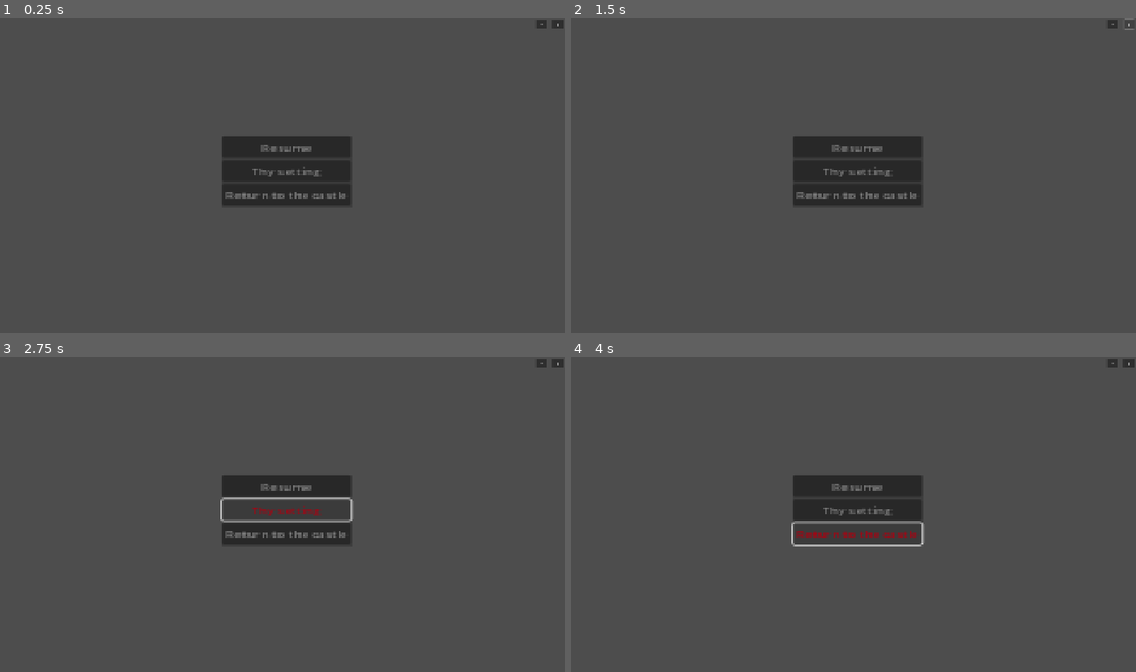
Above: before the commit, frames 1-4 (two rows, left to right).
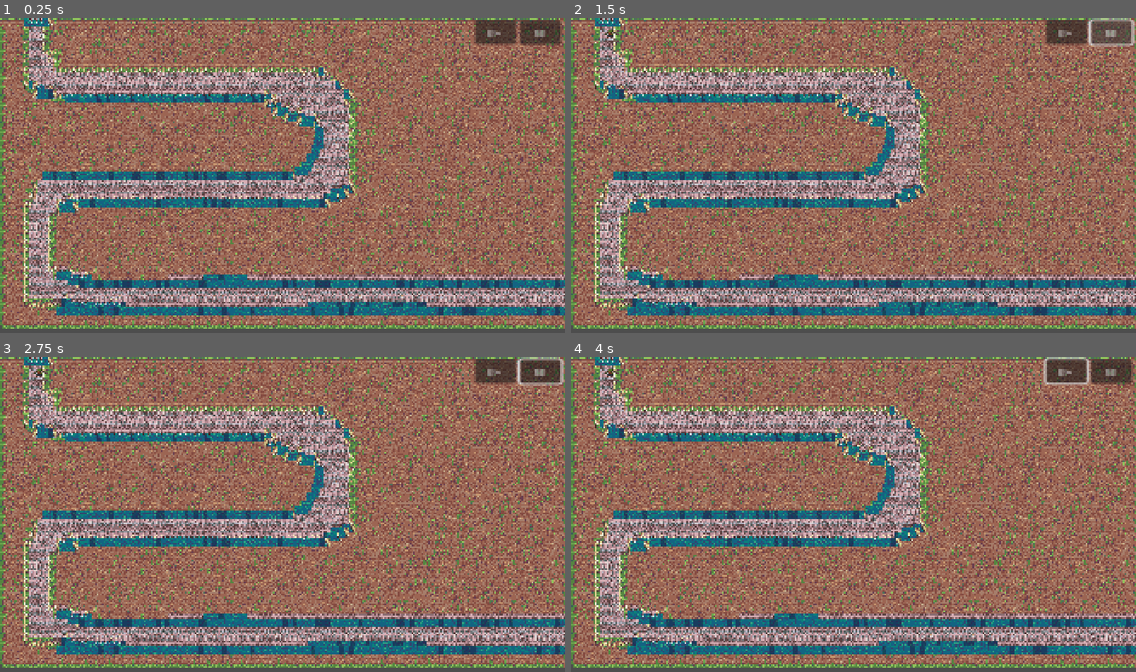
Above: after the commit, the same moments.

Repository: KH951-ARU/MOD009717_godot
Game: Godot game, scene res://Levels/levels scenes/level_1.tscn
The game is run twice, just before and just after one commit, with the same random seed, the same clock (stepped at 60 frames per second) and the same inputs. This scene is started directly instead of the project's main scene.
Inputs (mouse positions are in pixels of both pictures, inside the frame that each line leads up to):
- Up to frame 1 (0.25 s): no input
- Up to frame 2 (1.5 s): click (859, 147) at 0.5 s, where only the run before the commit has a clickable "Resume"; click "II" at 1.25 s
- Up to frame 3 (2.75 s): click (288, 511) at 2 s, where only the run before the commit has a clickable "Thy setting"
- Up to frame 4 (4 s): click "I>" at 2.75 s; click (859, 533) at 3.5 s, where only the run before the commit has a clickable "Return to the castle"

The runs differ from the first frame. In frame 1, 95% of the frame differs, in the area x 0-100%, y 0-99%; in frame 2, 95%; in frame 3, 95%; in frame 4, 95%.

Commit message:
Step11 the halt screen is done, the towers are NXT

Diff:
--- /dev/null
+++ b/GUI/pause_menu.gdshader
@@ -0,0 +1,18 @@
+shader_type canvas_item;
+
+uniform sampler2D screen_texture : hint_screen_texture, filter_linear_mipmap;
+
+uniform float amount: hint_range(0.0, 5.0);
+void vertex() {
+	vec4 color = textureLod(screen_texture, UV, amount);
+	COLOR = color;
+}
+
+void fragment() {
+	// Called for every pixel the material is visible on.
+}
+
+//void light() {
+//	// Called for every pixel for every light affecting the CanvasItem.
+//	// Uncomment to replace the default light processing function with this one.
+//}
--- a/GUI/pause_menu.tscn
+++ b/GUI/pause_menu.tscn
@@ -1,8 +1,14 @@
-[gd_scene load_steps=2 format=3 uid="uid://cus8os27gf26v"]
+[gd_scene load_steps=5 format=3 uid="uid://cus8os27gf26v"]
 
 [ext_resource type="Theme" uid="uid://ccpq0r7w7nl7l" path="res://General Assets/menu assets/Menu.tres" id="1_4jg2x"]
+[ext_resource type="Script" uid="uid://bxsxgykoqn80t" path="res://Scripts/Level/pause_menu.gd" id="2_0jkog"]
+[ext_resource type="Shader" uid="uid://c1dekdu6qwc7p" path="res://GUI/pause_menu.gdshader" id="2_aj5rh"]
 
-[node name="PauseMenu" type="Control"]
+[sub_resource type="ShaderMaterial" id="ShaderMaterial_0jkog"]
+shader = ExtResource("2_aj5rh")
+shader_parameter/amount = 0.0
+
+[node name="PauseMenu" type="Control" node_paths=PackedStringArray("pauseMenuScreen", "pausebutton")]
 layout_mode = 3
 anchors_preset = 15
 anchor_right = 1.0
@@ -10,30 +16,67 @@
 grow_horizontal = 2
 grow_vertical = 2
 theme = ExtResource("1_4jg2x")
+script = ExtResource("2_0jkog")
+pauseMenuScreen = NodePath("pausemenu")
+pausebutton = NodePath("ii button")
 
-[node name="ColorRect" type="ColorRect" parent="."]
-layout_mode = 0
+[node name="pausemenu" type="CanvasLayer" parent="."]
+visible = false
+
+[node name="ColorRect" type="ColorRect" parent="pausemenu"]
+material = SubResource("ShaderMaterial_0jkog")
 offset_right = 40.0
 offset_bottom = 40.0
 scale = Vector2(4.08, 2.64)
 color = Color(0.241156, 0.241156, 0.241156, 1)
 
-[node name="MarginContainer" type="MarginContainer" parent="."]
-layout_mode = 0
-offset_right = 40.0
-offset_bottom = 40.0
+[node name="MarginContainer" type="MarginContainer" parent="pausemenu"]
+anchors_preset = 8
+anchor_left = 0.5
+anchor_top = 0.5
+anchor_right = 0.5
+anchor_bottom = 0.5
+offset_left = -80.5
+offset_top = -50.5
+offset_right = 80.5
+offset_bottom = 50.5
+grow_horizontal = 2
+grow_vertical = 2
 
-[node name="VBoxContainer" type="VBoxContainer" parent="MarginContainer"]
+[node name="VBoxContainer" type="VBoxContainer" parent="pausemenu/MarginContainer"]
 layout_mode = 2
 
-[node name="Resume" type="Button" parent="MarginContainer/VBoxContainer"]
+[node name="Resume" type="Button" parent="pausemenu/MarginContainer/VBoxContainer"]
 layout_mode = 2
 text = "Resume"
 
-[node name="Thy setting" type="Button" parent="MarginContainer/VBoxContainer"]
+[node name="Thy setting" type="Button" parent="pausemenu/MarginContainer/VBoxContainer"]
 layout_mode = 2
 text = "Thy setting"
 
-[node name="Return to the castle" type="Button" parent="MarginContainer/VBoxContainer"]
+[node name="Return to the castle" type="Button" parent="pausemenu/MarginContainer/VBoxContainer"]
 layout_mode = 2
 text = "Return to the castle"
+
+[node name="ii button" type="CanvasLayer" parent="."]
+
+[node name="pause" type="Button" parent="ii button"]
+offset_left = 1766.0
+offset_top = 8.0
+offset_right = 1803.0
+offset_bottom = 43.0
+scale = Vector2(3.76, 2.32)
+text = "II"
+
+[node name="play" type="Button" parent="ii button"]
+offset_left = 1613.0
+offset_top = 7.0
+offset_right = 1650.0
+offset_bottom = 42.0
+scale = Vector2(3.76, 2.32)
+text = "I>"
+
+[connection signal="pressed" from="pausemenu/MarginContainer/VBoxContainer/Resume" to="." method="_on_resume_pressed"]
+[connection signal="pressed" from="pausemenu/MarginContainer/VBoxContainer/Thy setting" to="." method="_on_thy_setting_pressed"]
+[connection signal="pressed" from="pausemenu/MarginContainer/VBoxContainer/Return to the castle" to="." method="_on_return_to_the_castle_pressed"]
+[connection signal="pressed" from="ii button/pause" to="." method="_on_pause_pressed"]
--- /dev/null
+++ b/General Assets/Towers/Sketchbooks for towers/PalidenAttackVFXanims.tres
@@ -0,0 +1,216 @@
+[gd_resource type="SpriteFrames" load_steps=22 format=3 uid="uid://cpdomk41ua7nb"]
+
+[ext_resource type="Texture2D" uid="uid://d2emkmhtnfbyu" path="res://General Assets/Towers/Assets/Paladin/Attack/spr_PaladinAttackEffect_strip41.png" id="1_43d8p"]
+
+[sub_resource type="AtlasTexture" id="AtlasTexture_yqsxw"]
+atlas = ExtResource("1_43d8p")
+region = Rect2(4422, 0, 134, 128)
+
+[sub_resource type="AtlasTexture" id="AtlasTexture_jfg3m"]
+atlas = ExtResource("1_43d8p")
+region = Rect2(4288, 0, 134, 128)
+
+[sub_resource type="AtlasTexture" id="AtlasTexture_o25dt"]
+atlas = ExtResource("1_43d8p")
+region = Rect2(4154, 0, 134, 128)
+
+[sub_resource type="AtlasTexture" id="AtlasTexture_52me1"]
+atlas = ExtResource("1_43d8p")
+region = Rect2(4020, 0, 134, 128)
+
+[sub_resource type="AtlasTexture" id="AtlasTexture_t0bfb"]
+atlas = ExtResource("1_43d8p")
+region = Rect2(3886, 0, 134, 128)
+
+[sub_resource type="AtlasTexture" id="AtlasTexture_6nbsa"]
+atlas = ExtResource("1_43d8p")
+region = Rect2(3752, 0, 134, 128)
+
+[sub_resource type="AtlasTexture" id="AtlasTexture_b7mqp"]
+atlas = ExtResource("1_43d8p")
+region = Rect2(3618, 0, 134, 128)
+
+[sub_resource type="AtlasTexture" id="AtlasTexture_uh13s"]
+atlas = ExtResource("1_43d8p")
+region = Rect2(3484, 0, 134, 128)
+
+[sub_resource type="AtlasTexture" id="AtlasTexture_63d0a"]
+atlas = ExtResource("1_43d8p")
+region = Rect2(3350, 0, 134, 128)
+
+[sub_resource type="AtlasTexture" id="AtlasTexture_52vgm"]
+atlas = ExtResource("1_43d8p")
+region = Rect2(3216, 0, 134, 128)
+
+[sub_resource type="AtlasTexture" id="AtlasTexture_6x2dj"]
+atlas = ExtResource("1_43d8p")
+region = Rect2(3216, 0, 134, 128)
+
+[sub_resource type="AtlasTexture" id="AtlasTexture_1jrug"]
+atlas = ExtResource("1_43d8p")
+region = Rect2(3350, 0, 134, 128)
+
+[sub_resource type="AtlasTexture" id="AtlasTexture_hiy20"]
+atlas = ExtResource("1_43d8p")
+region = Rect2(3484, 0, 134, 128)
+
+[sub_resource type="AtlasTexture" id="AtlasTexture_t6uqk"]
+atlas = ExtResource("1_43d8p")
+region = Rect2(3618, 0, 134, 128)
+
+[sub_resource type="AtlasTexture" id="AtlasTexture_f8v6y"]
+atlas = ExtResource("1_43d8p")
+region = Rect2(3752, 0, 134, 128)
+
+[sub_resource type="AtlasTexture" id="AtlasTexture_c4p27"]
+atlas = ExtResource("1_43d8p")
+region = Rect2(3886, 0, 134, 128)
+
+[sub_resource type="AtlasTexture" id="AtlasTexture_qapce"]
+atlas = ExtResource("1_43d8p")
+region = Rect2(4154, 0, 134, 128)
+
+[sub_resource type="AtlasTexture" id="AtlasTexture_hx40e"]
+atlas = ExtResource("1_43d8p")
+region = Rect2(4020, 0, 134, 128)
+
+[sub_resource type="AtlasTexture" id="AtlasTexture_0ofx2"]
+atlas = ExtResource("1_43d8p")
+region = Rect2(4288, 0, 134, 128)
+
+[sub_resource type="AtlasTexture" id="AtlasTexture_2h72g"]
+atlas = ExtResource("1_43d8p")
+region = Rect2(4422, 0, 134, 128)
+
+[resource]
+animations = [{
+"frames": [{
+"duration": 1.0,
+"texture": SubResource("AtlasTexture_yqsxw")
+}, {
+"duration": 1.0,
+"texture": SubResource("AtlasTexture_jfg3m")
+}, {
+"duration": 1.0,
+"texture": SubResource("AtlasTexture_o25dt")
+}, {
+"duration": 1.0,
+"texture": SubResource("AtlasTexture_52me1")
+}, {
+"duration": 1.0,
+"texture": SubResource("AtlasTexture_t0bfb")
+}, {
+"duration": 1.0,
+"texture": SubResource("AtlasTexture_6nbsa")
+}, {
+"duration": 1.0,
+"texture": SubResource("AtlasTexture_b7mqp")
+}, {
+"duration": 1.0,
+"texture": SubResource("AtlasTexture_uh13s")
+}, {
+"duration": 1.0,
+"texture": SubResource("AtlasTexture_63d0a")
+}, {
+"duration": 1.0,
+"texture": SubResource("AtlasTexture_52vgm")
+}, {
+"duration": 1.0,
+"texture": SubResource("AtlasTexture_6x2dj")
+}, {
+"duration": 1.0,
+"texture": SubResource("AtlasTexture_1jrug")
+}, {
+"duration": 1.0,
+"texture": SubResource("AtlasTexture_hiy20")
+}, {
+"duration": 1.0,
+"texture": SubResource("AtlasTexture_t6uqk")
+}, {
+"duration": 1.0,
+"texture": SubResource("AtlasTexture_f8v6y")
+}, {
+"duration": 1.0,
+"texture": SubResource("AtlasTexture_c4p27")
+}, {
+"duration": 1.0,
+"texture": SubResource("AtlasTexture_qapce")
+}, {
+"duration": 1.0,
+"texture": SubResource("AtlasTexture_hx40e")
+}, {
+"duration": 1.0,
+"texture": SubResource("AtlasTexture_0ofx2")
+}, {
+"duration": 1.0,
+"texture": SubResource("AtlasTexture_2h72g")
+}],
+"loop": true,
+"name": &"EngenyWave",
+"speed": 10.0
+}, {
+"frames": [{
+"duration": 1.0,
+"texture": SubResource("AtlasTexture_yqsxw")
+}, {
+"duration": 1.0,
+"texture": SubResource("AtlasTexture_jfg3m")
+}, {
+"duration": 1.0,
+"texture": SubResource("AtlasTexture_o25dt")
+}, {
+"duration": 1.0,
+"texture": SubResource("AtlasTexture_52me1")
+}, {
+"duration": 1.0,
+"texture": SubResource("AtlasTexture_t0bfb")
+}, {
+"duration": 1.0,
+"texture": SubResource("AtlasTexture_6nbsa")
+}, {
+"duration": 1.0,
+"texture": SubResource("AtlasTexture_b7mqp")
+}, {
+"duration": 1.0,
+"texture": SubResource("AtlasTexture_uh13s")
+}, {
+"duration": 1.0,
+"texture": SubResource("AtlasTexture_63d0a")
+}, {
+"duration": 1.0,
+"texture": SubResource("AtlasTexture_52vgm")
+}, {
+"duration": 1.0,
+"texture": SubResource("AtlasTexture_6x2dj")
+}, {
+"duration": 1.0,
+"texture": SubResource("AtlasTexture_1jrug")
+}, {
+"duration": 1.0,
+"texture": SubResource("AtlasTexture_hiy20")
+}, {
+"duration": 1.0,
+"texture": SubResource("AtlasTexture_t6uqk")
+}, {
+"duration": 1.0,
+"texture": SubResource("AtlasTexture_f8v6y")
+}, {
+"duration": 1.0,
+"texture": SubResource("AtlasTexture_c4p27")
+}, {
+"duration": 1.0,
+"texture": SubResource("AtlasTexture_qapce")
+}, {
+"duration": 1.0,
+"texture": SubResource("AtlasTexture_hx40e")
+}, {
+"duration": 1.0,
+"texture": SubResource("AtlasTexture_0ofx2")
+}, {
+"duration": 1.0,
+"texture": SubResource("AtlasTexture_2h72g")
+}],
+"loop": true,
+"name": &"new_animation",
+"speed": 10.0
+}]
--- a/General Assets/Towers/Towers/paliden.tscn
+++ b/General Assets/Towers/Towers/paliden.tscn
@@ -1,10 +1,29 @@
-[gd_scene load_steps=2 format=3 uid="uid://c3526c4uocoyx"]
+[gd_scene load_steps=5 format=3 uid="uid://c3526c4uocoyx"]
 
+[ext_resource type="Script" uid="uid://b0ifp57hqi35j" path="res://Scripts/Towers/paliden.gd" id="1_g6f8q"]
 [ext_resource type="SpriteFrames" uid="uid://dvbkpbtk5e43d" path="res://General Assets/Towers/Sketchbooks for towers/PalidenSpriteAnims.tres" id="1_u67br"]
 
-[node name="Paliden" type="Node2D"]
+[sub_resource type="RectangleShape2D" id="RectangleShape2D_vnfrm"]
+size = Vector2(54, 43)
+
+[sub_resource type="CircleShape2D" id="CircleShape2D_g6f8q"]
+radius = 200.0
+
+[node name="Paliden" type="StaticBody2D"]
+script = ExtResource("1_g6f8q")
+
+[node name="CollisionShape2D" type="CollisionShape2D" parent="."]
+position = Vector2(0, -4)
+shape = SubResource("RectangleShape2D_vnfrm")
+
+[node name="Area" type="Marker2D" parent="."]
 
 [node name="palidien" type="AnimatedSprite2D" parent="."]
 sprite_frames = ExtResource("1_u67br")
 animation = &"idle"
 frame_progress = 0.258099
+
+[node name="Tower" type="Area2D" parent="palidien"]
+
+[node name="CollisionShape2D" type="CollisionShape2D" parent="palidien/Tower"]
+shape = SubResource("CircleShape2D_g6f8q")
--- a/Levels/levels scenes/level_1.tscn
+++ b/Levels/levels scenes/level_1.tscn
@@ -8,8 +8,11 @@
 [ext_resource type="Resource" uid="uid://df6q3byefvi6" path="res://Scripts/Wave (system & control)/Waves (format _level-wave)/L1W2.tres" id="6_hygg8"]
 [ext_resource type="PackedScene" uid="uid://cus8os27gf26v" path="res://GUI/pause_menu.tscn" id="7_i8lqa"]
 [ext_resource type="Script" uid="uid://co036lyi2m8hf" path="res://Scripts/Level/pause.gd" id="8_5cntx"]
+[ext_resource type="Resource" uid="uid://vfreotj6qc5l" path="res://Scripts/Wave (system & control)/Waves (format _level-wave)/L1W1.tres" id="9_5cntx"]
 
-[node name="Level 1" type="Node2D"]
+[node name="Level 1" type="Node2D" node_paths=PackedStringArray("pausesyst")]
+script = ExtResource("8_5cntx")
+pausesyst = NodePath("Camera2D/PauseMenu")
 
 [node name="Camera2D" type="Camera2D" parent="."]
 position = Vector2(963, 632)
@@ -18,18 +21,9 @@
 
 [node name="PauseMenu" parent="Camera2D" instance=ExtResource("7_i8lqa")]
 process_mode = 3
-anchors_preset = 8
-anchor_left = 0.5
-anchor_top = 0.5
-anchor_right = 0.5
-anchor_bottom = 0.5
-offset_left = -76.103
-offset_top = -60.6061
-offset_right = -76.103
-offset_bottom = -60.6061
+z_index = 20
 
 [node name="Map" type="Label" parent="."]
-visible = false
 offset_right = 1.0
 offset_bottom = 23.0
 
@@ -53,7 +47,6 @@
 tile_set = ExtResource("1_d6xrh")
 
 [node name="PathSpawner" type="Node2D" parent="." node_paths=PackedStringArray("WaveSpawnerSystem", "path")]
-visible = false
 script = ExtResource("2_d6xrh")
 WaveSpawnerSystem = NodePath("Path2D")
 EnermyScene = ExtResource("3_v0n0d")
@@ -63,22 +56,6 @@
 autostart = true
 
 [node name="Path2D" parent="PathSpawner" instance=ExtResource("3_xapvs")]
-wave = 1
-waves = Array[ExtResource("5_nfc5j")]([ExtResource("6_hygg8")])
-
-[node name="pause" type="Button" parent="."]
-offset_left = 1879.0
-offset_top = 10.0
-offset_right = 1916.0
-offset_bottom = 45.0
-text = "II"
-script = ExtResource("8_5cntx")
-
-[node name="play" type="Button" parent="."]
-offset_left = 1823.0
-offset_top = 9.0
-offset_right = 1860.0
-offset_bottom = 44.0
-text = "I>"
+waves = Array[ExtResource("5_nfc5j")]([ExtResource("9_5cntx"), ExtResource("6_hygg8"), null, null, null, null])
 
 [connection signal="timeout" from="PathSpawner/Timer" to="PathSpawner" method="_on_timer_timeout"]
--- a/Scripts/Assetslist&licenses.gd
+++ b/Scripts/Assetslist&licenses.gd
@@ -42,4 +42,3 @@
 
 #follow this
 #https://www.youtube.com/watch?v=AXW4R05ACs0&list=PLPuNhh82sRgk7S85quXb2_XI8b_jbmruB&index=3
-#https://www.youtube.com/watch?v=JEQR4ALlwVU
--- a/Scripts/Level/pause.gd
+++ b/Scripts/Level/pause.gd
@@ -1,19 +1,20 @@
-extends Button
-
-@onready var  pause_menu = $"../PauseMenu2"
-var paused = false
+extends Node2D
 
 
-func _process(delta: float) -> void:
+var paused = false
+@export var pausesyst : pausemenu
+
+
+func _process(_delta: float) -> void:
 	if Input.is_action_just_pressed("Halt"):
 		pass
 
 func pauseMenu():
 	if paused:
-		pause_menu.hide()
-		get_tree().paused = false
+		pausesyst.hide()
+		Engine.time_scale = 1
 	else:
-		pause_menu.show()
-		get_tree().paused = true
+		pausesyst.show()
+		Engine.time_scale = 0
 
 	paused = !paused
--- /dev/null
+++ b/Scripts/Level/pause_menu.gd
@@ -0,0 +1,19 @@
+extends Control
+class_name pausemenu
+@export var pauseMenuScreen : CanvasLayer
+@export var pausebutton : CanvasLayer
+@onready var level  = $"../../"
+func _on_resume_pressed() -> void:
+	level.pauseMenu()
+
+
+func _on_thy_setting_pressed() -> void:
+	pass # Replace with function body.
+
+
+func _on_return_to_the_castle_pressed() -> void:
+	get_tree().quit()
+
+
+func _on_pause_pressed() -> void:
+	level.pauseMenu()
--- /dev/null
+++ b/Scripts/Towers/paliden.gd
@@ -0,0 +1,11 @@
+extends StaticBody2D
+
+
+# Called when the node enters the scene tree for the first time.
+func _ready() -> void:
+	pass # Replace with function body.
+
+
+# Called every frame. 'delta' is the elapsed time since the previous frame.
+func _process(delta: float) -> void:
+	pass
--- a/Scripts/Wave (system & control)/WaveSpanwer.gd
+++ b/Scripts/Wave (system & control)/WaveSpanwer.gd
@@ -5,7 +5,7 @@
 @export var Sketelon : PackedScene
 @export var Beholder : PackedScene
 var temp
-@export var wave = 0
+@export var currentWave = 0
 var status = 'idle'
 signal wave_changed(int)
 
@@ -17,14 +17,15 @@
 
 func spawn_next_waves():
 	var N0_waves = waves.size()
-	if wave > N0_waves or status == 'spawning':
+	if currentWave > N0_waves or status == 'spawning':
 		return
 	status = 'spawning'
-	emit_signal('wave_changed', wave)
-	#for enemy in waves[wave].enemy_sequneces[sequneceIndex]:
+	emit_signal('wave_changed', currentWave)
+	#for horde in waves[currentWave].enemy_sequneces[sequneceIndex]:
 	spawn_unit(waves[spawnerIndex].enemy_sequneces[sequneceIndex].EnemyIndex, waves[spawnerIndex].enemy_sequneces[sequneceIndex].time,waves[spawnerIndex].enemy_sequneces[sequneceIndex].amount)
-		#status = 'idle'
-		#wave += 1
+	status = 'idle'
+	currentWave += 1
+	await get_tree().create_timer(20).timeout
 
 func spawn_unit(enemy_index, time, amount):
 	for i in amount:
--- a/Scripts/Wave (system & control)/Waves (format _level-wave)/L1W2.tres
+++ b/Scripts/Wave (system & control)/Waves (format _level-wave)/L1W2.tres
@@ -7,5 +7,5 @@
 
 [resource]
 script = ExtResource("4_u8sqy")
-enemy_sequneces = Array[ExtResource("1_g8jcq")]([ExtResource("2_m60tj"), ExtResource("3_fglba")])
+enemy_sequneces = Array[ExtResource("1_g8jcq")]([ExtResource("3_fglba"), ExtResource("2_m60tj")])
 metadata/_custom_type_script = "uid://oi7o3nujy2r1"
Not shown, added: GUI/pause_menu.gdshader.uid
Not shown: 1 places in Levels/levels scenes/level_1.tscn that only renumber resources
Not shown, added: Scripts/Level/pause_menu.gd.uid
Not shown, added: Scripts/Towers/paliden.gd.uid
